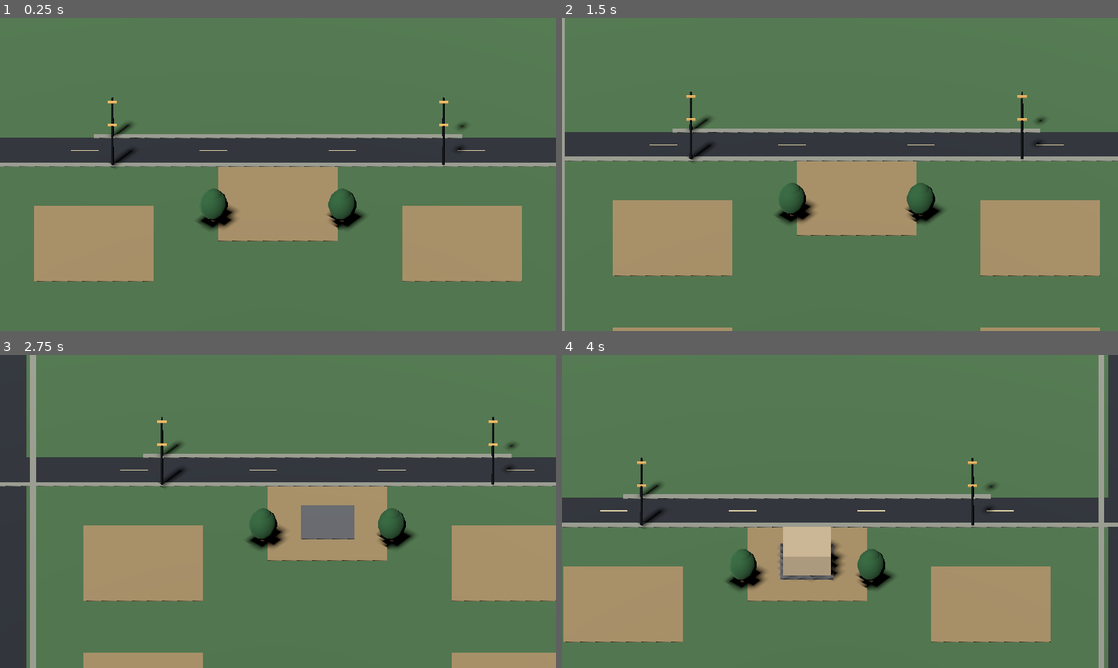
Above: before the commit, frames 1-4 (two rows, left to right).
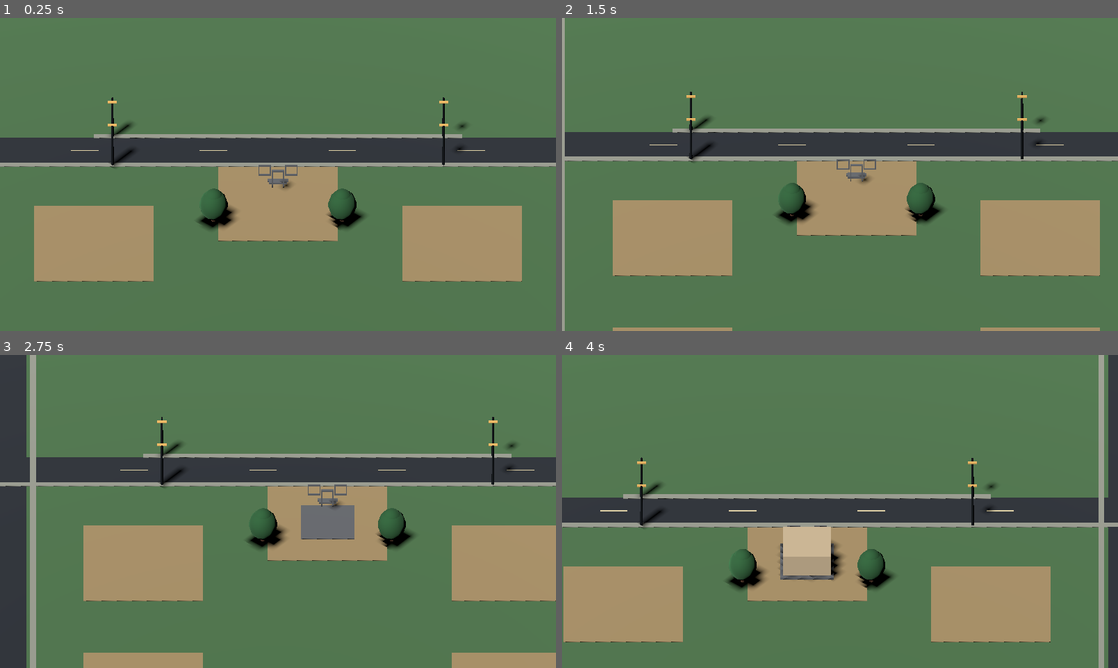
Above: after the commit, the same moments.

Repository: wellbi-creator/rayon-za-rubl
Game: Godot game, scene res://scenes/prototype_3d_district.tscn
The game is run twice, just before and just after one commit, with the same random seed, the same clock (stepped at 60 frames per second) and the same inputs. This scene is started directly instead of the project's main scene.
Inputs (mouse positions are in pixels of both pictures, inside the frame that each line leads up to):
- Up to frame 1 (0.25 s): no input
- Up to frame 2 (1.5 s): tap Enter at 0.5 s; move the mouse to (962, 158) at 0.52 s; hold D 0.53-1.25 s; click (962, 158) at 0.67 s; tap Space at 1.25 s; drag from (728, 190) to (812, 237) at 1.27 s
- Up to frame 3 (2.75 s): tap Enter at 2 s; move the mouse to (333, 442) at 2.02 s; hold D from 2.03 s (still down)
- Up to frame 4 (4 s): release D at 2.75 s; drag from (812, 574) to (673, 464) at 2.77 s; move the mouse to (1006, 558) at 3.52 s; hold A from 3.53 s (still down)

The runs differ from the first frame. In frame 1, 0.2% of the frame differs, in the area x 46-54%, y 46-55%; in frame 2, 0.2%; in frame 3, 0.2%; in frame 4, less than 0.1%.

Commit message:
Add facade trim and entrance details to 3D house

Diff:
--- a/scenes/prototype_3d_district.tscn
+++ b/scenes/prototype_3d_district.tscn
@@ -321,6 +321,84 @@
 mesh = SubResource("BoxMesh")
 surface_material_override/0 = SubResource("DoorMat")
 scale = Vector3(1.05, 2.15, 0.15)
+
+[node name="FrontWindowLeftFrameLeft" type="MeshInstance3D" parent="."]
+position = Vector3(-2.08, 2.45, 2.28)
+mesh = SubResource("BoxMesh")
+surface_material_override/0 = SubResource("FoundationMat")
+scale = Vector3(0.12, 1.38, 0.18)
+
+[node name="FrontWindowLeftFrameRight" type="MeshInstance3D" parent="."]
+position = Vector3(-0.82, 2.45, 2.28)
+mesh = SubResource("BoxMesh")
+surface_material_override/0 = SubResource("FoundationMat")
+scale = Vector3(0.12, 1.38, 0.18)
+
+[node name="FrontWindowLeftFrameTop" type="MeshInstance3D" parent="."]
+position = Vector3(-1.45, 3.08, 2.28)
+mesh = SubResource("BoxMesh")
+surface_material_override/0 = SubResource("FoundationMat")
+scale = Vector3(1.38, 0.12, 0.18)
+
+[node name="FrontWindowLeftFrameBottom" type="MeshInstance3D" parent="."]
+position = Vector3(-1.45, 1.82, 2.28)
+mesh = SubResource("BoxMesh")
+surface_material_override/0 = SubResource("FoundationMat")
+scale = Vector3(1.38, 0.12, 0.18)
+
+[node name="FrontWindowRightFrameLeft" type="MeshInstance3D" parent="."]
+position = Vector3(0.82, 2.45, 2.28)
+mesh = SubResource("BoxMesh")
+surface_material_override/0 = SubResource("FoundationMat")
+scale = Vector3(0.12, 1.38, 0.18)
+
+[node name="FrontWindowRightFrameRight" type="MeshInstance3D" parent="."]
+position = Vector3(2.08, 2.45, 2.28)
+mesh = SubResource("BoxMesh")
+surface_material_override/0 = SubResource("FoundationMat")
+scale = Vector3(0.12, 1.38, 0.18)
+
+[node name="FrontWindowRightFrameTop" type="MeshInstance3D" parent="."]
+position = Vector3(1.45, 3.08, 2.28)
+mesh = SubResource("BoxMesh")
+surface_material_override/0 = SubResource("FoundationMat")
+scale = Vector3(1.38, 0.12, 0.18)
+
+[node name="FrontWindowRightFrameBottom" type="MeshInstance3D" parent="."]
+position = Vector3(1.45, 1.82, 2.28)
+mesh = SubResource("BoxMesh")
+surface_material_override/0 = SubResource("FoundationMat")
+scale = Vector3(1.38, 0.12, 0.18)
+
+[node name="FrontDoorFrameLeft" type="MeshInstance3D" parent="."]
+position = Vector3(-0.62, 1.15, 2.24)
+mesh = SubResource("BoxMesh")
+surface_material_override/0 = SubResource("FoundationMat")
+scale = Vector3(0.14, 2.34, 0.2)
+
+[node name="FrontDoorFrameRight" type="MeshInstance3D" parent="."]
+position = Vector3(0.62, 1.15, 2.24)
+mesh = SubResource("BoxMesh")
+surface_material_override/0 = SubResource("FoundationMat")
+scale = Vector3(0.14, 2.34, 0.2)
+
+[node name="FrontDoorFrameTop" type="MeshInstance3D" parent="."]
+position = Vector3(0, 2.31, 2.24)
+mesh = SubResource("BoxMesh")
+surface_material_override/0 = SubResource("FoundationMat")
+scale = Vector3(1.38, 0.16, 0.2)
+
+[node name="FrontEntranceStep" type="MeshInstance3D" parent="."]
+position = Vector3(0, 0.48, 1.78)
+mesh = SubResource("BoxMesh")
+surface_material_override/0 = SubResource("FoundationMat")
+scale = Vector3(1.9, 0.24, 0.72)
+
+[node name="FrontEntranceLowerStep" type="MeshInstance3D" parent="."]
+position = Vector3(0, 0.3, 1.38)
+mesh = SubResource("BoxMesh")
+surface_material_override/0 = SubResource("FoundationMat")
+scale = Vector3(2.2, 0.16, 0.42)
 
 [node name="RoofSlopeLeft" type="MeshInstance3D" parent="."]
 position = Vector3(0, 4.0, 4.0)
